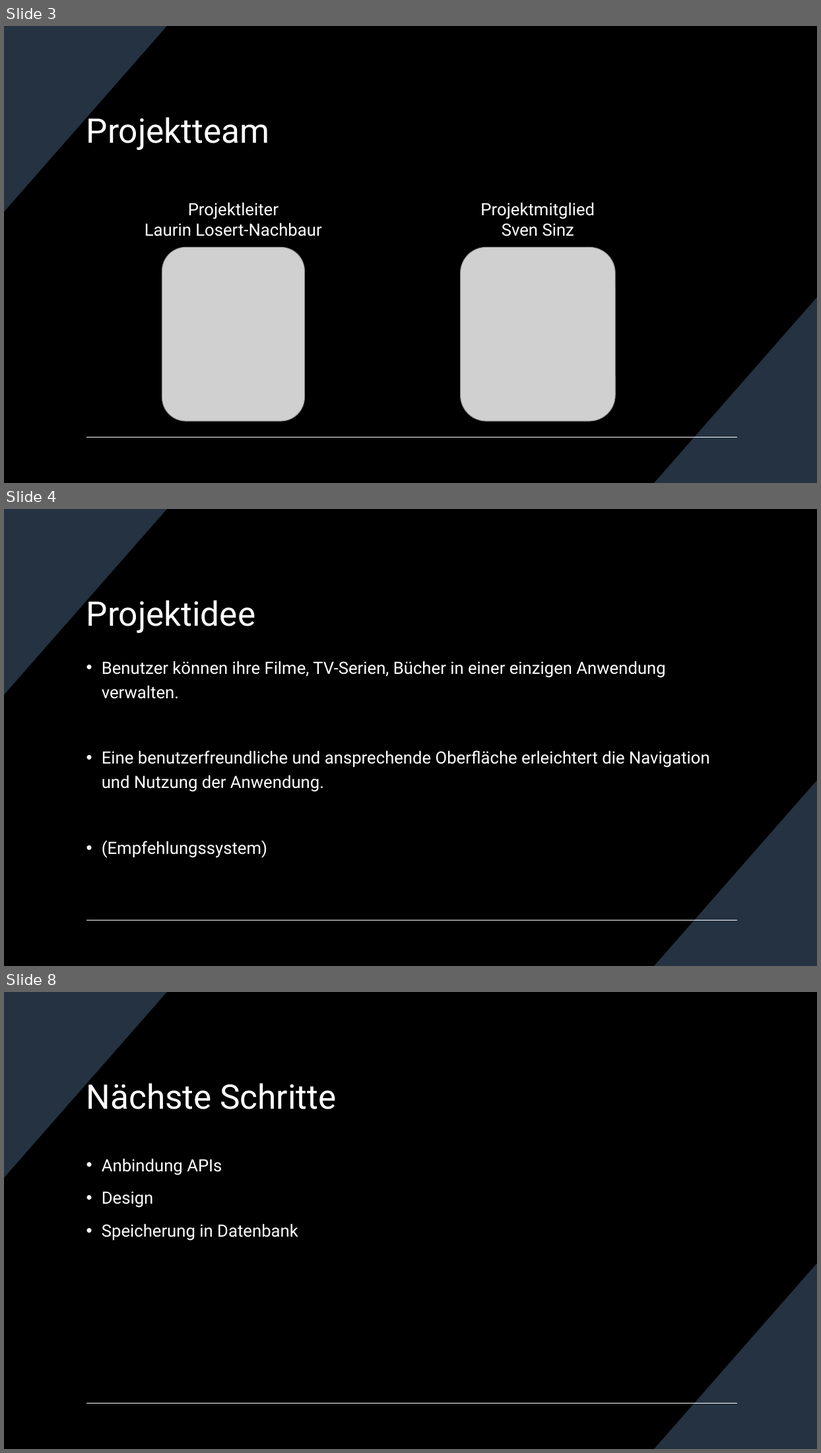
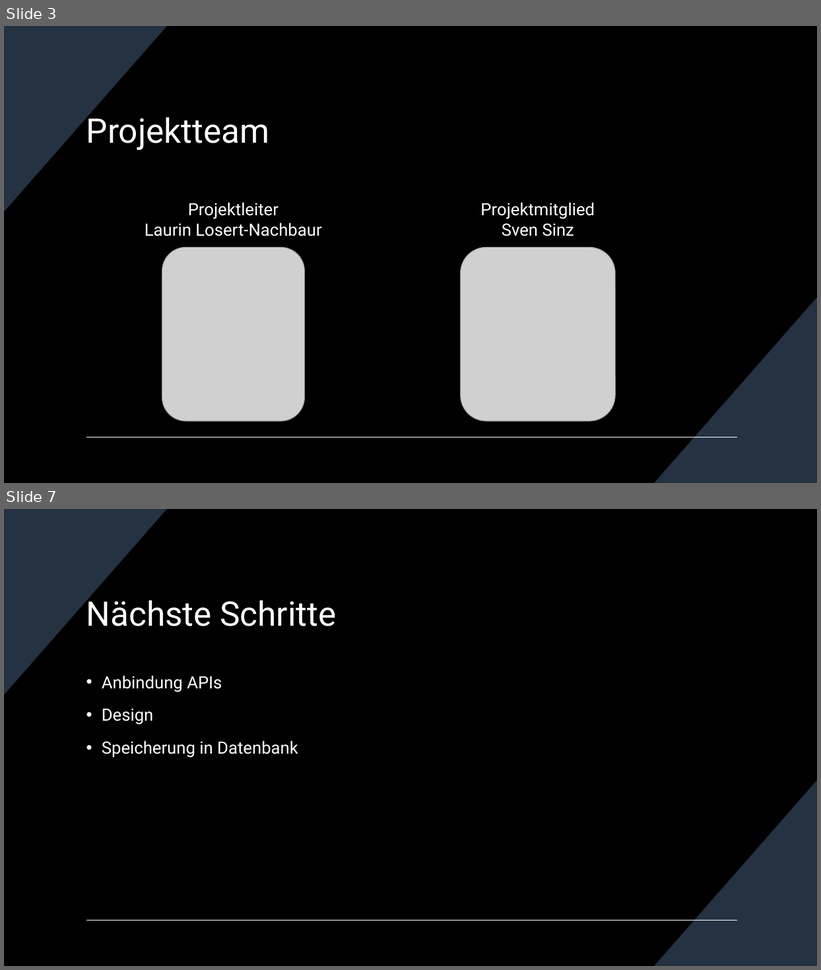
Before and after one commit to AaloFanaa/htldo5_swp, a slide deck: ScreenTale/Projektmanagement/Projekt Präsentationen/ScreenTale Zwischenpräsentation _14_02_2024.pptx. Shown one above the other, each under a label of ours: slides 3, 4 and 8 before the commit, slides 3 and 7 after it; the slides between them are not shown. The pictures are 821x1453 and 821x970 pixels, drawn with LibreOffice and Linux fonts; fonts in the diff are those of the drawing; grey boxes stand for pictures. Boxes give left, top, right and bottom in pixels: in the first picture for what was removed or moved away, otherwise in the second. Text is boxed around its words. In the diff, an @@ line names an element or a change of style, - is before the commit and + after.

```diff
--- a/ScreenTale/Projektmanagement/Projekt Präsentationen/ScreenTale Zwischenpräsentation _14_02_2024.pptx
+++ b/ScreenTale/Projektmanagement/Projekt Präsentationen/ScreenTale Zwischenpräsentation _14_02_2024.pptx
@@ slide 4 removed at <box>4,509,817,966</box>, background #000000; not listed: 3 template elements that a slide beside it also shows @@
@@ title removed at <box>86,595,255,633</box> @@
-Projektidee
@@ text removed at <box>102,661,710,858</box> @@
-• Benutzer können ihre Filme, TV-Serien, Bücher in einer einzigen Anwendung verwalten.
-• Eine benutzerfreundliche und ansprechende Oberfläche erleichtert die Navigation und Nutzung der Anwendung.
-• (Empfehlungssystem)
@@ what was slide 8 is now slide 7 @@
```
Also in this commit, not shown: 2 slides changed, 2 slides added, 2 other slides removed.
